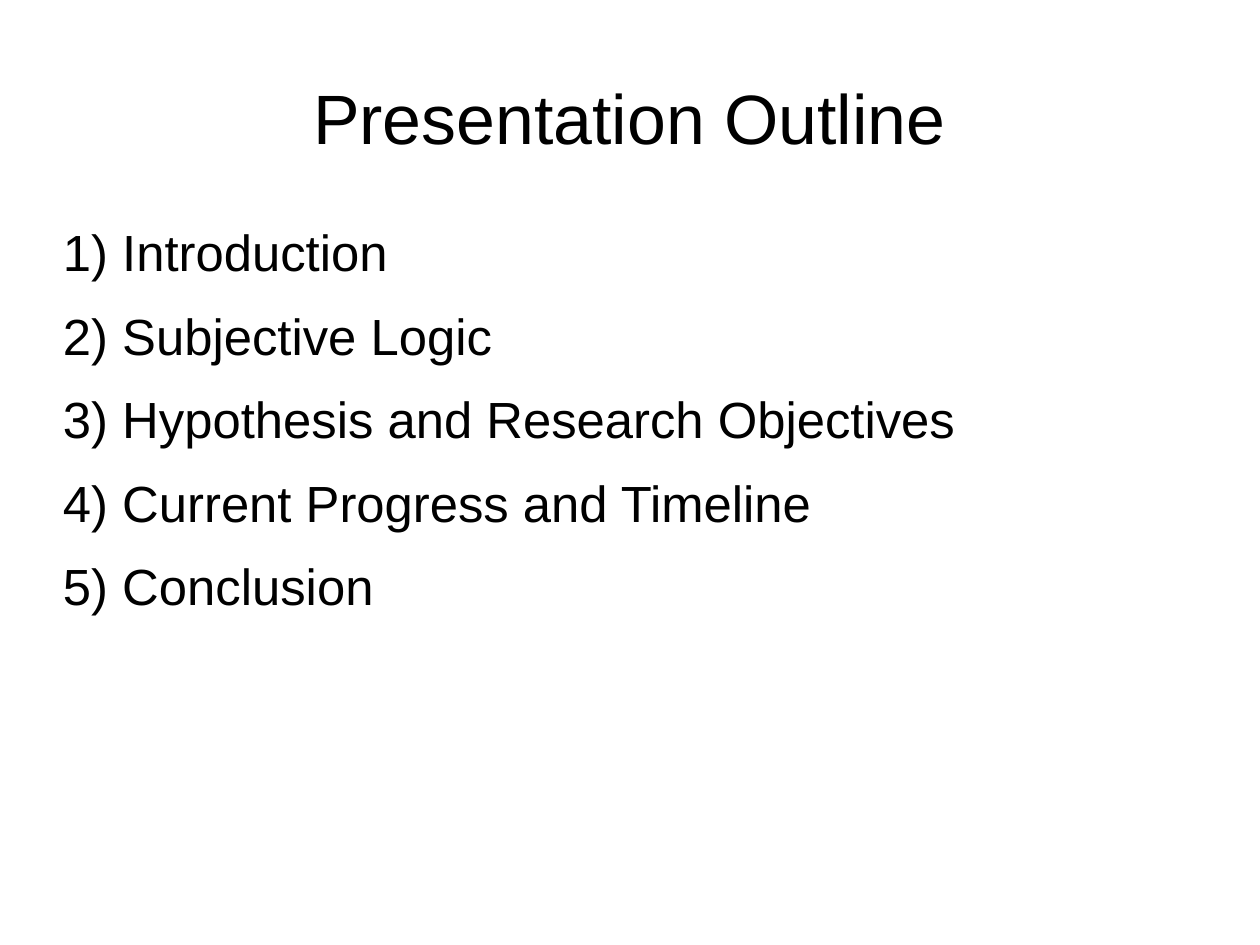
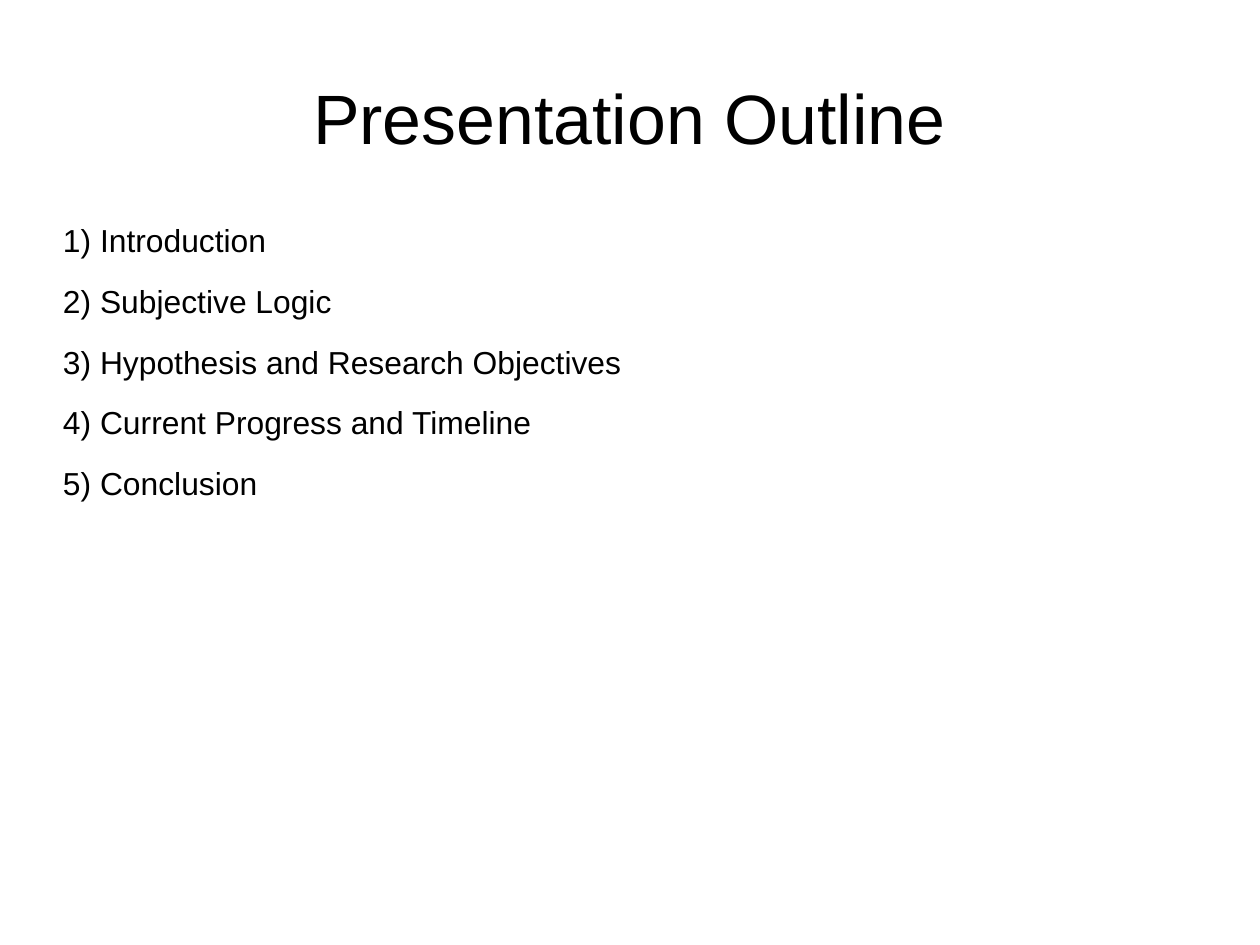
Before and after one commit to bstamour/SLHS, a slide deck: slide 2 of docs/proposal-from-bob.odp. Drawn at 1260x945 pixels with LibreOffice and Linux fonts; fonts in the diff are those of the drawing. Boxes give left, top, right and bottom in pixels: in the first picture for what was removed or moved away, otherwise in the second. Text is boxed around its words. In the diff, an @@ line names an element or a change of style, - is before the commit and + after.

```diff
--- a/docs/proposal-from-bob.odp
+++ b/docs/proposal-from-bob.odp
@@ text "Introduction" at box(100, 229, 621, 496): size 32 to 20 pt @@
```
Also in this commit, not shown: 26 other slides changed, 2 slides added, 1 slide removed.
